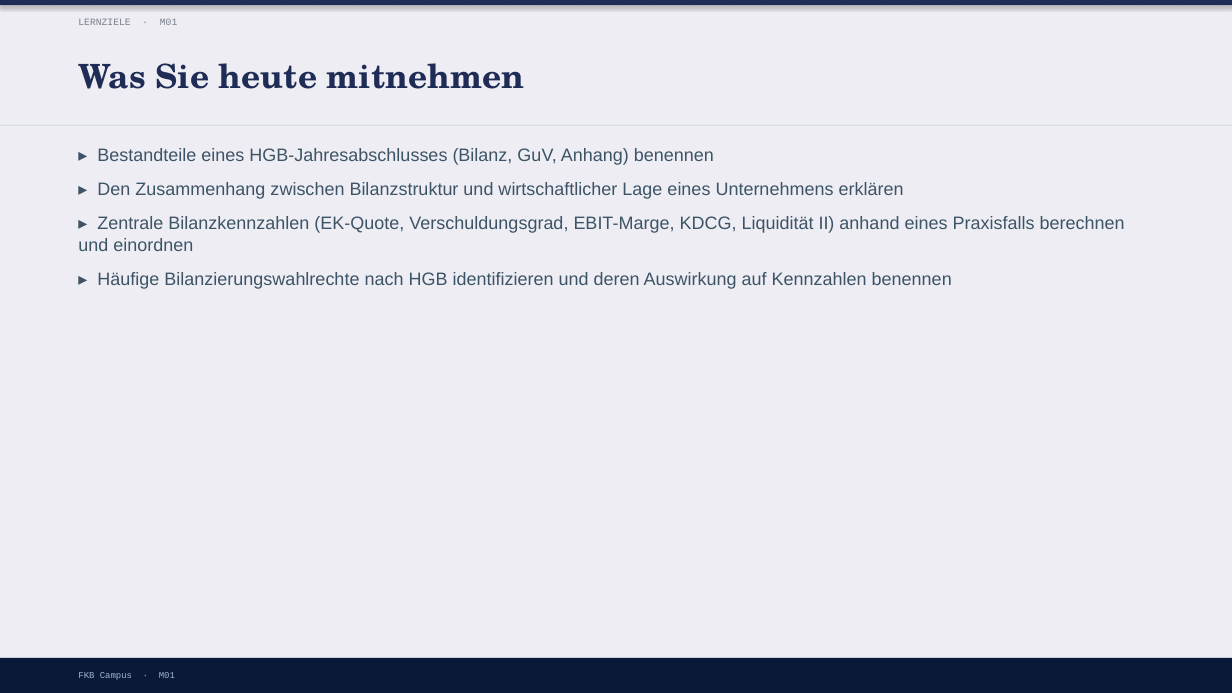
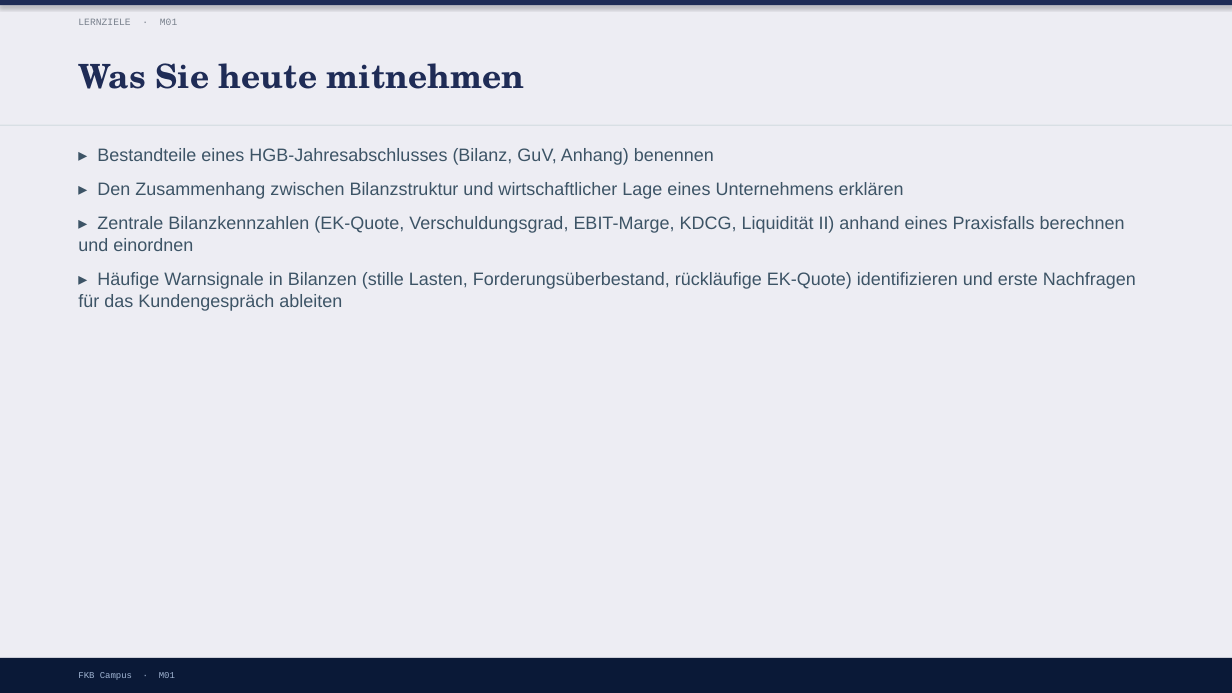
Before and after one commit to ck5rqc47pr-byte/firmenkundenakademie-online, a slide deck: slide 3 of protected-downloads/praesentation/M01.pptx. Drawn at 1232x693 pixels with LibreOffice and Linux fonts; fonts in the diff are those of the drawing. Boxes give left, top, right and bottom in pixels: in the first picture for what was removed or moved away, otherwise in the second. Text is boxed around its words. In the diff, an @@ line names an element or a change of style, - is before the commit and + after.

```diff
--- a/protected-downloads/praesentation/M01.pptx
+++ b/protected-downloads/praesentation/M01.pptx
@@ text at (x1=78, y1=272, x2=1136, y2=311): text changed @@
-▸ Häufige Bilanzierungswahlrechte nach HGB identifizieren und deren Auswirkung auf Kennzahlen benennen
+▸ Häufige Warnsignale in Bilanzen (stille Lasten, Forderungsüberbestand, rückläufige EK-Quote) identifizieren und erste Nachfragen für das Kundengespräch ableiten
```
Also in this commit, not shown: 1 other slide changed, 2 other files.
